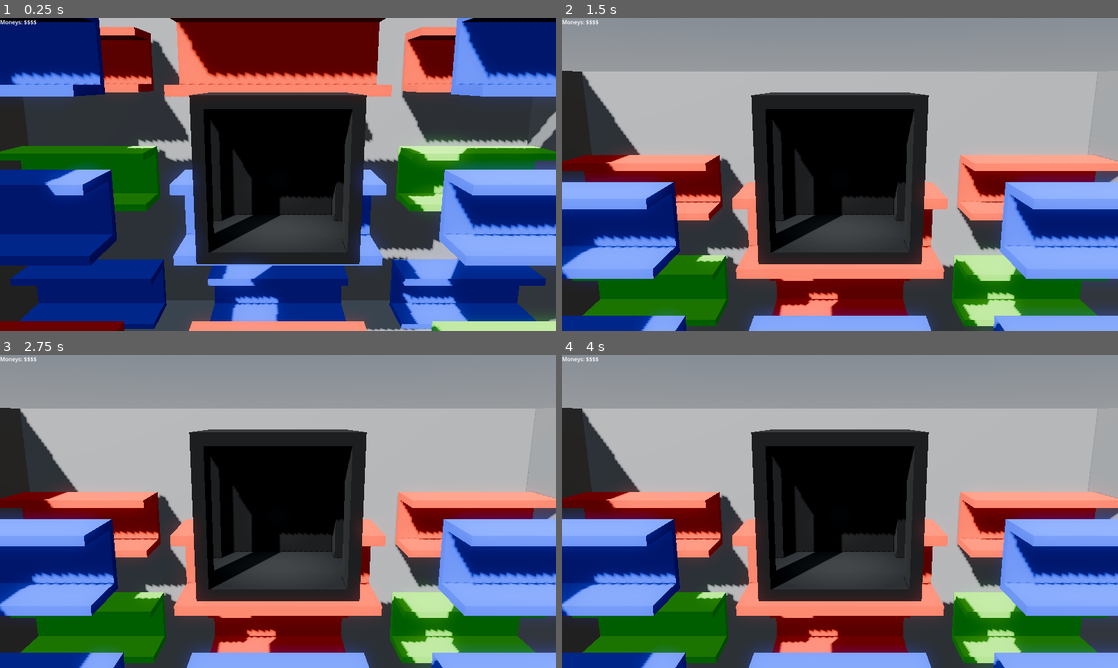
Above: before the commit, frames 1-4 (two rows, left to right).
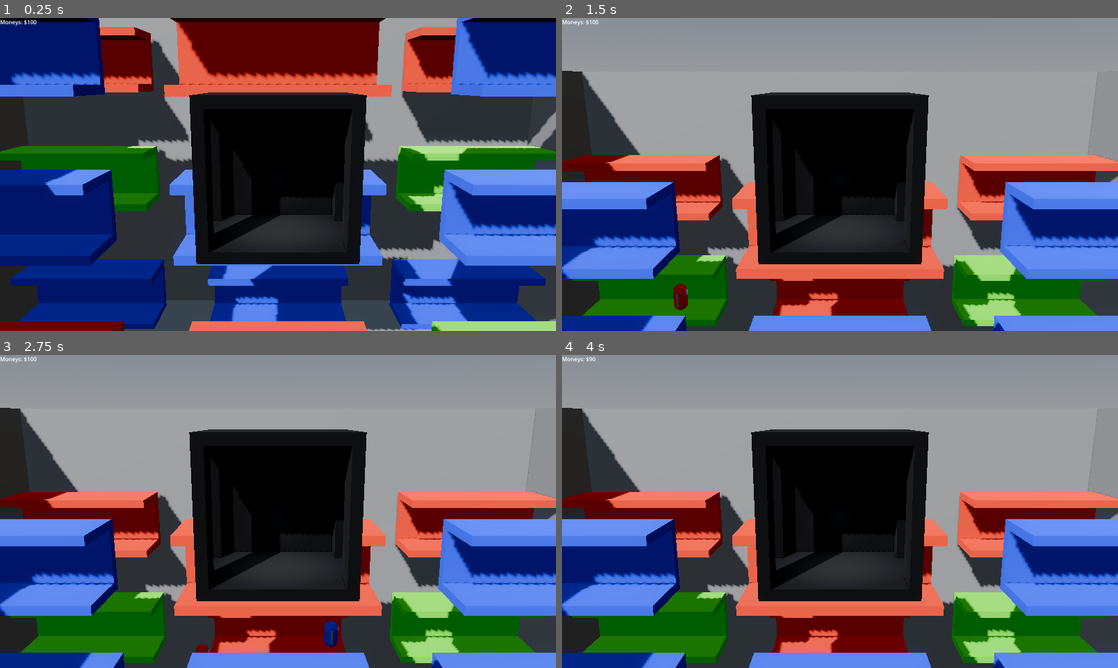
Above: after the commit, the same moments.

Repository: GriffinBaxter/Prof-Oddheart-or-How-I-Learned-to-Stop-Worrying-and-Love-the-Elevator
Game: Godot game, scene res://main.tscn
The game is run twice, just before and just after one commit, with the same random seed, the same clock (stepped at 60 frames per second) and the same inputs. The engine's default icon, where the game draws it, is replaced by a stand-in: a white triangle on a blue panel in a dark square.
Inputs:
- Up to frame 1 (0.25 s): no input
- Up to frame 2 (1.5 s): tap Enter at 0.5 s; hold W (up) from 0.53 s (still down)
- Up to frame 3 (2.75 s): keep holding W (up)
- Up to frame 4 (4 s): keep holding W (up)

The runs differ from the first frame. In frame 1, 24% of the frame differs, in the area x 0-100%, y 0-100%; in frame 2, 28%; in frame 3, 28%; in frame 4, 28%.

Commit message:
Goodbye to test_world once and for all

Diff:
--- a/main.tscn
+++ b/main.tscn
@@ -1,6 +1,7 @@
-[gd_scene load_steps=8 format=3 uid="uid://b1qwrc1spmawo"]
+[gd_scene load_steps=10 format=3 uid="uid://w481sfeceye5"]
 
 [ext_resource type="PackedScene" uid="uid://qjq33xvfin8d" path="res://Scenes/Entities/elevator.tscn" id="1_1bvp3"]
+[ext_resource type="Script" uid="uid://p1cxo5j1663b" path="res://main.gd" id="1_lquwl"]
 [ext_resource type="PackedScene" uid="uid://ctfp4fsubafgk" path="res://Scenes/building.tscn" id="2_lquwl"]
 [ext_resource type="PackedScene" uid="uid://fjfsjrc7vrhe" path="res://Scenes/character_spawner.tscn" id="3_7mycd"]
 [ext_resource type="PackedScene" uid="uid://bdjjmxl86dfc3" path="res://Scenes/Entities/person_base.tscn" id="4_272bh"]
@@ -18,14 +19,19 @@
 tonemap_mode = 4
 glow_enabled = true
 
-[node name="Main" type="Node3D"]
+[sub_resource type="BoxShape3D" id="BoxShape3D_dsnr4"]
+size = Vector3(41.0915, 0.260193, 32.2747)
+
+[node name="TestWorld" type="Node3D"]
+script = ExtResource("1_lquwl")
+min_spawn_time = 0.5
+max_spawn_time = 0.5
 
 [node name="WorldEnvironment" type="WorldEnvironment" parent="."]
 environment = SubResource("Environment_1lwx6")
 
 [node name="DirectionalLight3D" type="DirectionalLight3D" parent="."]
 transform = Transform3D(-0.866025, -0.321394, -0.383022, 0, -0.766045, 0.642787, -0.5, 0.55667, 0.663414, 0, 0, 0)
-light_energy = 2.0
 shadow_enabled = true
 
 [node name="Elevator" parent="." instance=ExtResource("1_1bvp3")]
@@ -34,11 +40,119 @@
 [node name="Building" parent="." instance=ExtResource("2_lquwl")]
 
 [node name="Spawners" type="Node3D" parent="."]
-transform = Transform3D(1, 0, 0, 0, 1, 0, 0, 0, 1, -17, 18.45, -3.25)
 
 [node name="CharacterSpawner" parent="Spawners" instance=ExtResource("3_7mycd")]
+transform = Transform3D(1, 0, 0, 0, 1, 0, 0, 0, 1, 0, 10.8464, -3.1981)
 character_scene = ExtResource("4_272bh")
-min_spawn_time = 0.5
+min_spawn_time = 3.0
+max_spawn_time = 5.0
+
+[node name="CharacterSpawner2" parent="Spawners" instance=ExtResource("3_7mycd")]
+transform = Transform3D(1, 0, 0, 0, 1, 0, 0, 0, 1, 16.8662, 18.5743, -12.252)
+character_scene = ExtResource("4_272bh")
+min_spawn_time = 3.0
+max_spawn_time = 5.0
+
+[node name="CharacterSpawner11" parent="Spawners" instance=ExtResource("3_7mycd")]
+transform = Transform3D(1, 0, 0, 0, 1, 0, 0, 0, 1, -0.429098, 18.5743, -12.252)
+character_scene = ExtResource("4_272bh")
+min_spawn_time = 3.0
+max_spawn_time = 5.0
+
+[node name="CharacterSpawner12" parent="Spawners" instance=ExtResource("3_7mycd")]
+transform = Transform3D(1, 0, 0, 0, 1, 0, 0, 0, 1, -14.4291, 18.5743, -12.252)
+character_scene = ExtResource("4_272bh")
+min_spawn_time = 3.0
+max_spawn_time = 5.0
+
+[node name="CharacterSpawner13" parent="Spawners" instance=ExtResource("3_7mycd")]
+transform = Transform3D(1, 0, 0, 0, 1, 0, 0, 0, 1, -14.4291, 10.5743, -12.252)
+character_scene = ExtResource("4_272bh")
+min_spawn_time = 3.0
+max_spawn_time = 5.0
+
+[node name="CharacterSpawner14" parent="Spawners" instance=ExtResource("3_7mycd")]
+transform = Transform3D(1, 0, 0, 0, 1, 0, 0, 0, 1, -14.4291, 1.57433, -12.252)
+character_scene = ExtResource("4_272bh")
+min_spawn_time = 3.0
+max_spawn_time = 5.0
+
+[node name="CharacterSpawner15" parent="Spawners" instance=ExtResource("3_7mycd")]
+transform = Transform3D(1, 0, 0, 0, 1, 0, 0, 0, 1, -0.429098, 1.57433, -12.252)
+character_scene = ExtResource("4_272bh")
+min_spawn_time = 3.0
+max_spawn_time = 5.0
+
+[node name="CharacterSpawner16" parent="Spawners" instance=ExtResource("3_7mycd")]
+transform = Transform3D(1, 0, 0, 0, 1, 0, 0, 0, 1, 14.321, 1.57433, -12.252)
+character_scene = ExtResource("4_272bh")
+min_spawn_time = 3.0
+max_spawn_time = 5.0
+
+[node name="CharacterSpawner17" parent="Spawners" instance=ExtResource("3_7mycd")]
+transform = Transform3D(1, 0, 0, 0, 1, 0, 0, 0, 1, 14.321, 1.57433, -12.252)
+character_scene = ExtResource("4_272bh")
+min_spawn_time = 3.0
+max_spawn_time = 5.0
+
+[node name="CharacterSpawner18" parent="Spawners" instance=ExtResource("3_7mycd")]
+transform = Transform3D(1, 0, 0, 0, 1, 0, 0, 0, 1, 14.321, 10.918, -12.252)
+character_scene = ExtResource("4_272bh")
+min_spawn_time = 3.0
+max_spawn_time = 5.0
+
+[node name="CharacterSpawner19" parent="Spawners" instance=ExtResource("3_7mycd")]
+transform = Transform3D(1, 0, 0, 0, 1, 0, 0, 0, 1, 0.321001, 10.918, -12.252)
+character_scene = ExtResource("4_272bh")
+min_spawn_time = 3.0
+max_spawn_time = 5.0
+
+[node name="CharacterSpawner3" parent="Spawners" instance=ExtResource("3_7mycd")]
+transform = Transform3D(1, 0, 0, 0, 1, 0, 0, 0, 1, -16, 18.4788, -2.3748)
+character_scene = ExtResource("4_272bh")
+min_spawn_time = 3.0
+max_spawn_time = 5.0
+
+[node name="CharacterSpawner4" parent="Spawners" instance=ExtResource("3_7mycd")]
+transform = Transform3D(1, 0, 0, 0, 1, 0, 0, 0, 1, 0, 18.4788, -2.3748)
+character_scene = ExtResource("4_272bh")
+min_spawn_time = 3.0
+max_spawn_time = 5.0
+
+[node name="CharacterSpawner5" parent="Spawners" instance=ExtResource("3_7mycd")]
+transform = Transform3D(1, 0, 0, 0, 1, 0, 0, 0, 1, 14.1293, 18.4788, -2.3748)
+character_scene = ExtResource("4_272bh")
+min_spawn_time = 3.0
+max_spawn_time = 5.0
+
+[node name="CharacterSpawner6" parent="Spawners" instance=ExtResource("3_7mycd")]
+transform = Transform3D(1, 0, 0, 0, 1, 0, 0, 0, 1, 14.1293, 10.8718, -2.3748)
+character_scene = ExtResource("4_272bh")
+min_spawn_time = 3.0
+max_spawn_time = 5.0
+
+[node name="CharacterSpawner7" parent="Spawners" instance=ExtResource("3_7mycd")]
+transform = Transform3D(1, 0, 0, 0, 1, 0, 0, 0, 1, 14.1293, 1.87184, -2.3748)
+character_scene = ExtResource("4_272bh")
+min_spawn_time = 3.0
+max_spawn_time = 5.0
+
+[node name="CharacterSpawner8" parent="Spawners" instance=ExtResource("3_7mycd")]
+transform = Transform3D(1, 0, 0, 0, 1, 0, 0, 0, 1, 0.129308, 1.87184, -2.3748)
+character_scene = ExtResource("4_272bh")
+min_spawn_time = 3.0
+max_spawn_time = 5.0
+
+[node name="CharacterSpawner9" parent="Spawners" instance=ExtResource("3_7mycd")]
+transform = Transform3D(1, 0, 0, 0, 1, 0, 0, 0, 1, -14.8707, 10.4788, -3.3748)
+character_scene = ExtResource("4_272bh")
+min_spawn_time = 3.0
+max_spawn_time = 5.0
+
+[node name="CharacterSpawner10" parent="Spawners" instance=ExtResource("3_7mycd")]
+transform = Transform3D(1, 0, 0, 0, 1, 0, 0, 0, 1, -14.8707, 1.4788, -3.3748)
+character_scene = ExtResource("4_272bh")
+min_spawn_time = 3.0
 max_spawn_time = 5.0
 
 [node name="UI" type="Control" parent="."]
@@ -52,3 +166,15 @@
 offset_right = 142.0
 offset_bottom = 47.0
 text = "Moneys: $$$$"
+
+[node name="KillZone" type="Area3D" parent="."]
+
+[node name="CollisionShape3D" type="CollisionShape3D" parent="KillZone"]
+transform = Transform3D(1, 0, 0, 0, 1, 0, 0, 0, 1, -0.765846, 0.14329, -0.3302)
+shape = SubResource("BoxShape3D_dsnr4")
+
+[node name="SpawnTimer" type="Timer" parent="."]
+autostart = true
+
+[connection signal="body_entered" from="KillZone" to="." method="_on_kill_zone_body_entered"]
+[connection signal="timeout" from="SpawnTimer" to="." method="_on_spawn_timer_timeout"]
--- a/project.godot
+++ b/project.godot
@@ -11,7 +11,7 @@
 [application]
 
 config/name="Godot-Wild-Jam-80"
-run/main_scene="uid://b1qwrc1spmawo"
+run/main_scene="uid://w481sfeceye5"
 config/features=PackedStringArray("4.4", "GL Compatibility")
 config/icon="res://icon.svg"
 
--- a/test_world.tscn
+++ /dev/null
@@ -1,180 +0,0 @@
-[gd_scene load_steps=10 format=3 uid="uid://w481sfeceye5"]
-
-[ext_resource type="PackedScene" uid="uid://qjq33xvfin8d" path="res://Scenes/Entities/elevator.tscn" id="1_dxppu"]
-[ext_resource type="Script" uid="uid://p1cxo5j1663b" path="res://test_world.gd" id="1_lf0gk"]
-[ext_resource type="PackedScene" uid="uid://ctfp4fsubafgk" path="res://Scenes/building.tscn" id="2_gy3sr"]
-[ext_resource type="PackedScene" uid="uid://bdjjmxl86dfc3" path="res://Scenes/Entities/person_base.tscn" id="3_1lwx6"]
-[ext_resource type="PackedScene" uid="uid://fjfsjrc7vrhe" path="res://Scenes/character_spawner.tscn" id="4_dsnr4"]
-
-[sub_resource type="ProceduralSkyMaterial" id="ProceduralSkyMaterial_dxppu"]
-sky_horizon_color = Color(0.662243, 0.671743, 0.686743, 1)
-ground_horizon_color = Color(0.662243, 0.671743, 0.686743, 1)
-
-[sub_resource type="Sky" id="Sky_gy3sr"]
-sky_material = SubResource("ProceduralSkyMaterial_dxppu")
-
-[sub_resource type="Environment" id="Environment_1lwx6"]
-background_mode = 2
-sky = SubResource("Sky_gy3sr")
-tonemap_mode = 4
-glow_enabled = true
-
-[sub_resource type="BoxShape3D" id="BoxShape3D_dsnr4"]
-size = Vector3(41.0915, 0.260193, 32.2747)
-
-[node name="TestWorld" type="Node3D"]
-script = ExtResource("1_lf0gk")
-min_spawn_time = 0.5
-max_spawn_time = 0.5
-
-[node name="WorldEnvironment" type="WorldEnvironment" parent="."]
-environment = SubResource("Environment_1lwx6")
-
-[node name="DirectionalLight3D" type="DirectionalLight3D" parent="."]
-transform = Transform3D(-0.866025, -0.321394, -0.383022, 0, -0.766045, 0.642787, -0.5, 0.55667, 0.663414, 0, 0, 0)
-shadow_enabled = true
-
-[node name="Elevator" parent="." instance=ExtResource("1_dxppu")]
-transform = Transform3D(1, 0, 0, 0, 1, 0, 0, 0, 1, 7.38144, 16.156, 15.6126)
-
-[node name="Building" parent="." instance=ExtResource("2_gy3sr")]
-
-[node name="Spawners" type="Node3D" parent="."]
-
-[node name="CharacterSpawner" parent="Spawners" instance=ExtResource("4_dsnr4")]
-transform = Transform3D(1, 0, 0, 0, 1, 0, 0, 0, 1, 0, 10.8464, -3.1981)
-character_scene = ExtResource("3_1lwx6")
-min_spawn_time = 3.0
-max_spawn_time = 5.0
-
-[node name="CharacterSpawner2" parent="Spawners" instance=ExtResource("4_dsnr4")]
-transform = Transform3D(1, 0, 0, 0, 1, 0, 0, 0, 1, 16.8662, 18.5743, -12.252)
-character_scene = ExtResource("3_1lwx6")
-min_spawn_time = 3.0
-max_spawn_time = 5.0
-
-[node name="CharacterSpawner11" parent="Spawners" instance=ExtResource("4_dsnr4")]
-transform = Transform3D(1, 0, 0, 0, 1, 0, 0, 0, 1, -0.429098, 18.5743, -12.252)
-character_scene = ExtResource("3_1lwx6")
-min_spawn_time = 3.0
-max_spawn_time = 5.0
-
-[node name="CharacterSpawner12" parent="Spawners" instance=ExtResource("4_dsnr4")]
-transform = Transform3D(1, 0, 0, 0, 1, 0, 0, 0, 1, -14.4291, 18.5743, -12.252)
-character_scene = ExtResource("3_1lwx6")
-min_spawn_time = 3.0
-max_spawn_time = 5.0
-
-[node name="CharacterSpawner13" parent="Spawners" instance=ExtResource("4_dsnr4")]
-transform = Transform3D(1, 0, 0, 0, 1, 0, 0, 0, 1, -14.4291, 10.5743, -12.252)
-character_scene = ExtResource("3_1lwx6")
-min_spawn_time = 3.0
-max_spawn_time = 5.0
-
-[node name="CharacterSpawner14" parent="Spawners" instance=ExtResource("4_dsnr4")]
-transform = Transform3D(1, 0, 0, 0, 1, 0, 0, 0, 1, -14.4291, 1.57433, -12.252)
-character_scene = ExtResource("3_1lwx6")
-min_spawn_time = 3.0
-max_spawn_time = 5.0
-
-[node name="CharacterSpawner15" parent="Spawners" instance=ExtResource("4_dsnr4")]
-transform = Transform3D(1, 0, 0, 0, 1, 0, 0, 0, 1, -0.429098, 1.57433, -12.252)
-character_scene = ExtResource("3_1lwx6")
-min_spawn_time = 3.0
-max_spawn_time = 5.0
-
-[node name="CharacterSpawner16" parent="Spawners" instance=ExtResource("4_dsnr4")]
-transform = Transform3D(1, 0, 0, 0, 1, 0, 0, 0, 1, 14.321, 1.57433, -12.252)
-character_scene = ExtResource("3_1lwx6")
-min_spawn_time = 3.0
-max_spawn_time = 5.0
-
-[node name="CharacterSpawner17" parent="Spawners" instance=ExtResource("4_dsnr4")]
-transform = Transform3D(1, 0, 0, 0, 1, 0, 0, 0, 1, 14.321, 1.57433, -12.252)
-character_scene = ExtResource("3_1lwx6")
-min_spawn_time = 3.0
-max_spawn_time = 5.0
-
-[node name="CharacterSpawner18" parent="Spawners" instance=ExtResource("4_dsnr4")]
-transform = Transform3D(1, 0, 0, 0, 1, 0, 0, 0, 1, 14.321, 10.918, -12.252)
-character_scene = ExtResource("3_1lwx6")
-min_spawn_time = 3.0
-max_spawn_time = 5.0
-
-[node name="CharacterSpawner19" parent="Spawners" instance=ExtResource("4_dsnr4")]
-transform = Transform3D(1, 0, 0, 0, 1, 0, 0, 0, 1, 0.321001, 10.918, -12.252)
-character_scene = ExtResource("3_1lwx6")
-min_spawn_time = 3.0
-max_spawn_time = 5.0
-
-[node name="CharacterSpawner3" parent="Spawners" instance=ExtResource("4_dsnr4")]
-transform = Transform3D(1, 0, 0, 0, 1, 0, 0, 0, 1, -16, 18.4788, -2.3748)
-character_scene = ExtResource("3_1lwx6")
-min_spawn_time = 3.0
-max_spawn_time = 5.0
-
-[node name="CharacterSpawner4" parent="Spawners" instance=ExtResource("4_dsnr4")]
-transform = Transform3D(1, 0, 0, 0, 1, 0, 0, 0, 1, 0, 18.4788, -2.3748)
-character_scene = ExtResource("3_1lwx6")
-min_spawn_time = 3.0
-max_spawn_time = 5.0
-
-[node name="CharacterSpawner5" parent="Spawners" instance=ExtResource("4_dsnr4")]
-transform = Transform3D(1, 0, 0, 0, 1, 0, 0, 0, 1, 14.1293, 18.4788, -2.3748)
-character_scene = ExtResource("3_1lwx6")
-min_spawn_time = 3.0
-max_spawn_time = 5.0
-
-[node name="CharacterSpawner6" parent="Spawners" instance=ExtResource("4_dsnr4")]
-transform = Transform3D(1, 0, 0, 0, 1, 0, 0, 0, 1, 14.1293, 10.8718, -2.3748)
-character_scene = ExtResource("3_1lwx6")
-min_spawn_time = 3.0
-max_spawn_time = 5.0
-
-[node name="CharacterSpawner7" parent="Spawners" instance=ExtResource("4_dsnr4")]
-transform = Transform3D(1, 0, 0, 0, 1, 0, 0, 0, 1, 14.1293, 1.87184, -2.3748)
-character_scene = ExtResource("3_1lwx6")
-min_spawn_time = 3.0
-max_spawn_time = 5.0
-
-[node name="CharacterSpawner8" parent="Spawners" instance=ExtResource("4_dsnr4")]
-transform = Transform3D(1, 0, 0, 0, 1, 0, 0, 0, 1, 0.129308, 1.87184, -2.3748)
-character_scene = ExtResource("3_1lwx6")
-min_spawn_time = 3.0
-max_spawn_time = 5.0
-
-[node name="CharacterSpawner9" parent="Spawners" instance=ExtResource("4_dsnr4")]
-transform = Transform3D(1, 0, 0, 0, 1, 0, 0, 0, 1, -14.8707, 10.4788, -3.3748)
-character_scene = ExtResource("3_1lwx6")
-min_spawn_time = 3.0
-max_spawn_time = 5.0
-
-[node name="CharacterSpawner10" parent="Spawners" instance=ExtResource("4_dsnr4")]
-transform = Transform3D(1, 0, 0, 0, 1, 0, 0, 0, 1, -14.8707, 1.4788, -3.3748)
-character_scene = ExtResource("3_1lwx6")
-min_spawn_time = 3.0
-max_spawn_time = 5.0
-
-[node name="UI" type="Control" parent="."]
-layout_mode = 3
-anchors_preset = 0
-offset_right = 40.0
-offset_bottom = 40.0
-
-[node name="ScoreText" type="RichTextLabel" parent="UI"]
-layout_mode = 0
-offset_right = 142.0
-offset_bottom = 47.0
-text = "Moneys: $$$$"
-
-[node name="KillZone" type="Area3D" parent="."]
-
-[node name="CollisionShape3D" type="CollisionShape3D" parent="KillZone"]
-transform = Transform3D(1, 0, 0, 0, 1, 0, 0, 0, 1, -0.765846, 0.14329, -0.3302)
-shape = SubResource("BoxShape3D_dsnr4")
-
-[node name="SpawnTimer" type="Timer" parent="."]
-autostart = true
-
-[connection signal="body_entered" from="KillZone" to="." method="_on_kill_zone_body_entered"]
-[connection signal="timeout" from="SpawnTimer" to="." method="_on_spawn_timer_timeout"]
Renamed: test_world.gd -> main.gd
Renamed: test_world.gd.uid -> main.gd.uid
